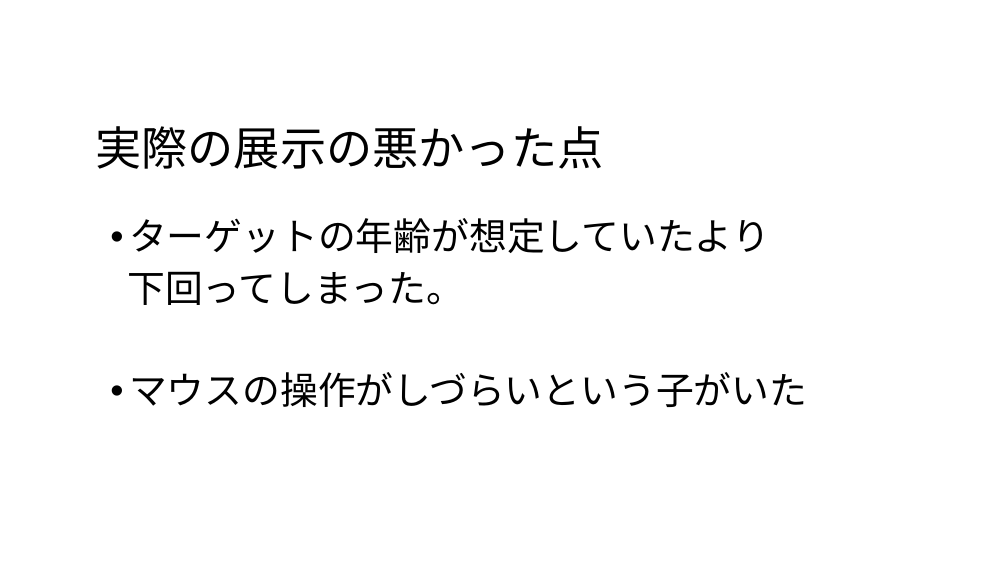
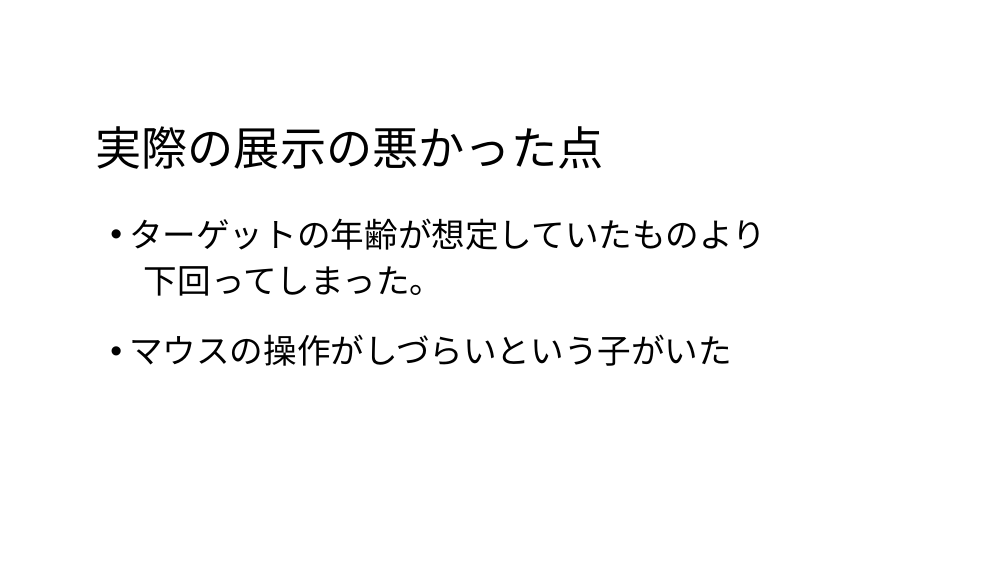
Before and after one commit to alto1412/Yokoari1207, a slide deck: slide 7 of よこありくんのプレゼンa.pptx. Drawn at 1008x567 pixels with LibreOffice and Linux fonts; fonts in the diff are those of the drawing; background and template pictures are left out. Boxes give left, top, right and bottom in pixels: in the first picture for what was removed or moved away, otherwise in the second. Text is boxed around its words. In the diff, an @@ line names an element or a change of style, - is before the commit and + after.

```diff
--- a/よこありくんのプレゼンa.pptx
+++ b/よこありくんのプレゼンa.pptx
@@ text at (129,218,766,250): text changed; size 36 to 32 pt @@
-• ターゲットの年齢が想定していたより
+• ターゲットの年齢が想定していたものより
@@ text at (129,266,732,366): size 36 to 32 pt in "下回ってしまった。", "マウスの操作がしづらいという子がいた" @@
```
Also in this commit, not shown: 5 other slides changed, 1 other file.
